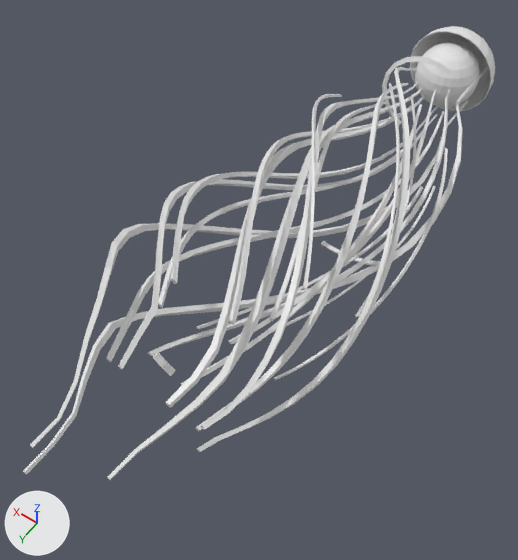
A saved change to the OBJ model Assets/Models/UpperArm/bras_0002.obj.
Camera for both pictures: a 50 mm lens placed at (-0.303, 0.561, 0.672), pointed at (0.029, 0.097, -0.057). Every picture has the same lights, and +X, +Y and +Z are marked at lower left. Where no turn or scale is listed for an object, it has been applied to the vertices. Vertices at the same position are counted once.

Names of what the first picture shows: 'bras_0002'.
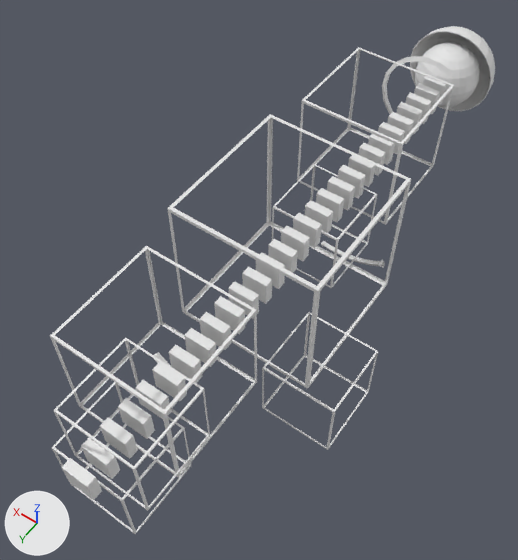
What changed in the scene script:
```text
Change me_bras_0002:
    remove me_bras_0002.from_pydata(...)  # 2687 vertices, 2743 faces; spans x -0.131..0.163, y -0.437..0.461, z -0.151..0.124
    add me_bras_0002.from_pydata(...)  # 995 vertices, 898 faces; spans x -0.152..0.098, y -0.431..0.44, z -0.147..0.098
    me_bras_0002 part 1: a new loose piece, a box spanning x -0.017..0.017, y -0.318..-0.306, z -0.017..0.017
    me_bras_0002 part 2: a new loose piece, a box spanning x -0.017..0.017, y -0.292..-0.28, z -0.017..0.017
    me_bras_0002 part 3: a new loose piece, a box spanning x -0.017..0.017, y -0.265..-0.253, z -0.017..0.017
    me_bras_0002 part 4: a new loose piece, a box spanning x -0.017..0.017, y -0.238..-0.226, z -0.017..0.017
    me_bras_0002 part 5: a new loose piece, a box spanning x -0.017..0.017, y -0.212..-0.2, z -0.017..0.017
    me_bras_0002 part 6: a new loose piece, a box spanning x -0.017..0.017, y -0.185..-0.173, z -0.017..0.017
    me_bras_0002 part 7: a new loose piece, a box spanning x -0.017..0.017, y -0.158..-0.146, z -0.017..0.017
    me_bras_0002 part 8: a new loose piece, a box spanning x -0.017..0.017, y -0.132..-0.12, z -0.017..0.017
    me_bras_0002 part 9: a new loose piece, a box spanning x -0.017..0.017, y -0.105..-0.093, z -0.017..0.017
    me_bras_0002 part 10: a new loose piece, a box spanning x -0.017..0.017, y -0.078..-0.066, z -0.017..0.017
    me_bras_0002 part 11: a new loose piece, a box spanning x -0.017..0.017, y -0.052..-0.04, z -0.017..0.017
    me_bras_0002 part 12: a new loose piece, a box spanning x -0.017..0.017, y -0.025..-0.013, z -0.017..0.017
    me_bras_0002 part 13: a new loose piece, a box spanning x -0.017..0.017, y 0.002..0.014, z -0.017..0.017
    me_bras_0002 part 14: a new loose piece, a box spanning x -0.017..0.017, y 0.028..0.04, z -0.017..0.017
    me_bras_0002 part 15: a new loose piece, a box spanning x -0.017..0.017, y 0.055..0.067, z -0.017..0.017
    me_bras_0002 part 16: a new loose piece, a box spanning x -0.017..0.017, y 0.082..0.094, z -0.017..0.017
    me_bras_0002 part 17: a new loose piece, a box spanning x -0.017..0.017, y 0.108..0.12, z -0.017..0.017
    me_bras_0002 part 18: a new loose piece, a box spanning x -0.017..0.017, y 0.135..0.147, z -0.017..0.017
    me_bras_0002 part 19: a new loose piece, a box spanning x -0.017..0.017, y 0.162..0.174, z -0.017..0.017
    me_bras_0002 part 20: a new loose piece, a box spanning x -0.017..0.017, y 0.188..0.2, z -0.017..0.017
    me_bras_0002 part 21: a new loose piece, a box spanning x -0.017..0.017, y 0.215..0.227, z -0.017..0.017
    me_bras_0002 part 22: a new loose piece, a box spanning x -0.017..0.017, y 0.242..0.254, z -0.017..0.017
    me_bras_0002 part 23: a new loose piece, a box spanning x -0.017..0.017, y 0.268..0.28, z -0.017..0.017
    me_bras_0002 part 24: a new loose piece, a box spanning x -0.017..0.017, y 0.295..0.307, z -0.017..0.017
    me_bras_0002 part 25: a new loose piece, a box spanning x -0.017..0.017, y 0.322..0.334, z -0.017..0.017
    me_bras_0002 part 26: a new loose piece, a box spanning x -0.017..0.017, y 0.348..0.36, z -0.017..0.017
    me_bras_0002 part 27: a new loose piece, a box spanning x -0.017..0.017, y 0.375..0.387, z -0.017..0.017
    me_bras_0002 part 28: a new loose piece, a box spanning x -0.017..0.017, y 0.402..0.414, z -0.017..0.017
    me_bras_0002 part 29: a new loose piece, a box spanning x -0.017..0.017, y 0.428..0.44, z -0.017..0.017
    me_bras_0002 part 30: a new loose piece of 32 vertices spanning x -0.037..0.061, y 0.325..0.423, z -0.124..-0.026
    me_bras_0002 part 31: a new loose piece of 32 vertices spanning x -0.041..0.057, y -0.071..0.027, z -0.097..0.001
    me_bras_0002 part 32: a new loose piece of 32 vertices spanning x -0.067..0.032, y 0.319..0.417, z -0.018..0.08
    me_bras_0002 part 33: a new loose piece of 32 vertices spanning x -0.057..0.088, y 0.222..0.364, z -0.054..0.089
    me_bras_0002 part 34: a new loose piece of 32 vertices spanning x -0.057..0.088, y -0.222..-0.079, z -0.054..0.089
    me_bras_0002 part 35: a new loose piece of 32 vertices spanning x -0.152..-0.053, y 0.107..0.205, z -0.147..-0.049
    me_bras_0002 part 36: a new loose piece of 32 vertices spanning x -0.098..0.098, y -0.023..0.173, z -0.098..0.098
    me_bras_0002 part 37: 8 loose pieces with 784 vertices, spanning x -0.129..0.088, y -0.29..0.277, z -0.104..0.12, are deleted
    me_bras_0002 part 38: 1372 vertices removed from x -0.131..0.163, y -0.437..0.461, z -0.151..0.124
```

Changed parts and their boxes (x1, y1, x2, y2) in the pictures (518 x 560 px):
'bras_0002', reshaped (12% taller)
    before: (23, 26, 495, 480)
    after: (50, 26, 495, 534)
part 1 of me_bras_0002, added
    after: (423, 76, 447, 105)
part 2 of me_bras_0002, added
    after: (414, 83, 440, 114)
part 3 of me_bras_0002, added
    after: (405, 92, 432, 124)
part 4 of me_bras_0002, added
    after: (396, 102, 423, 134)
part 5 of me_bras_0002, added
    after: (387, 112, 414, 144)
part 6 of me_bras_0002, added
    after: (378, 122, 405, 154)
part 7 of me_bras_0002, added
    after: (368, 134, 395, 165)
part 8 of me_bras_0002, added
    after: (358, 143, 386, 176)
part 9 of me_bras_0002, added
    after: (348, 155, 375, 187)
part 10 of me_bras_0002, added
    after: (338, 165, 366, 198)
part 11 of me_bras_0002, added
    after: (327, 176, 355, 210)
part 12 of me_bras_0002, added
    after: (316, 188, 344, 222)
part 13 of me_bras_0002, added
    after: (305, 200, 333, 233)
part 14 of me_bras_0002, added
    after: (293, 213, 322, 248)
part 15 of me_bras_0002, added
    after: (281, 226, 310, 261)
part 16 of me_bras_0002, added
    after: (268, 239, 298, 273)
part 17 of me_bras_0002, added
    after: (256, 252, 285, 289)
part 18 of me_bras_0002, added
    after: (242, 266, 272, 304)
part 19 of me_bras_0002, added
    after: (229, 281, 259, 319)
part 20 of me_bras_0002, added
    after: (214, 296, 245, 334)
part 21 of me_bras_0002, added
    after: (200, 312, 231, 350)
part 22 of me_bras_0002, added
    after: (184, 328, 217, 367)
part 23 of me_bras_0002, added
    after: (169, 345, 202, 383)
part 24 of me_bras_0002, added
    after: (152, 362, 187, 401)
